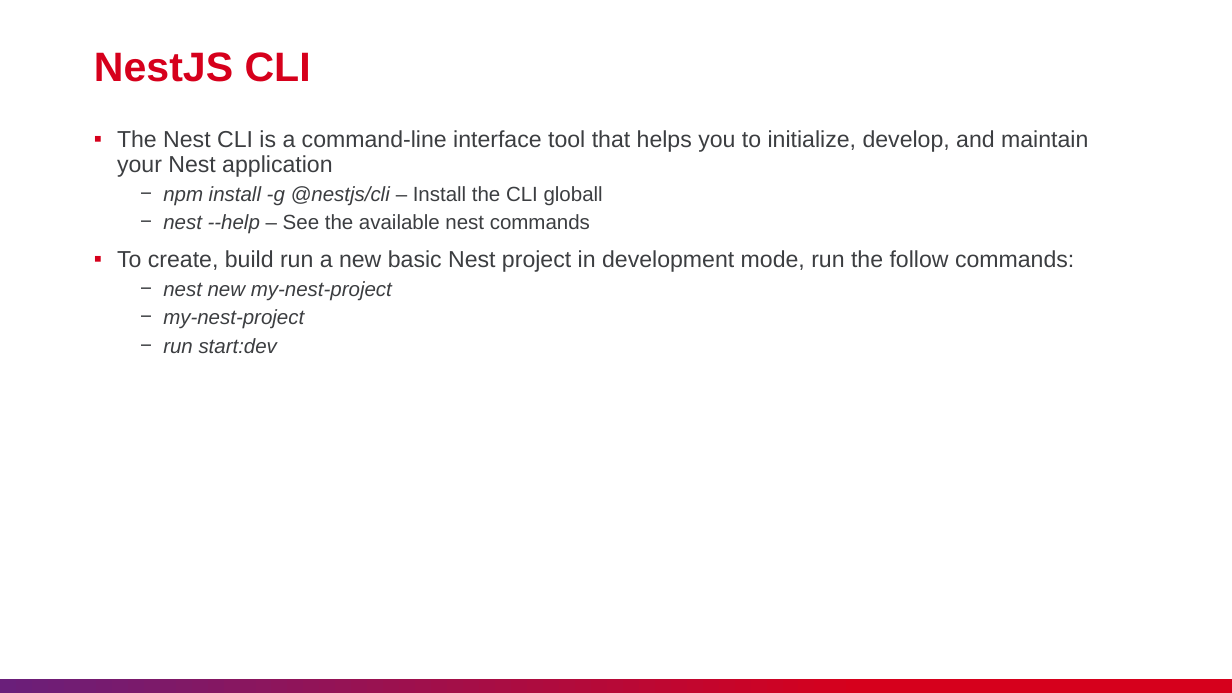
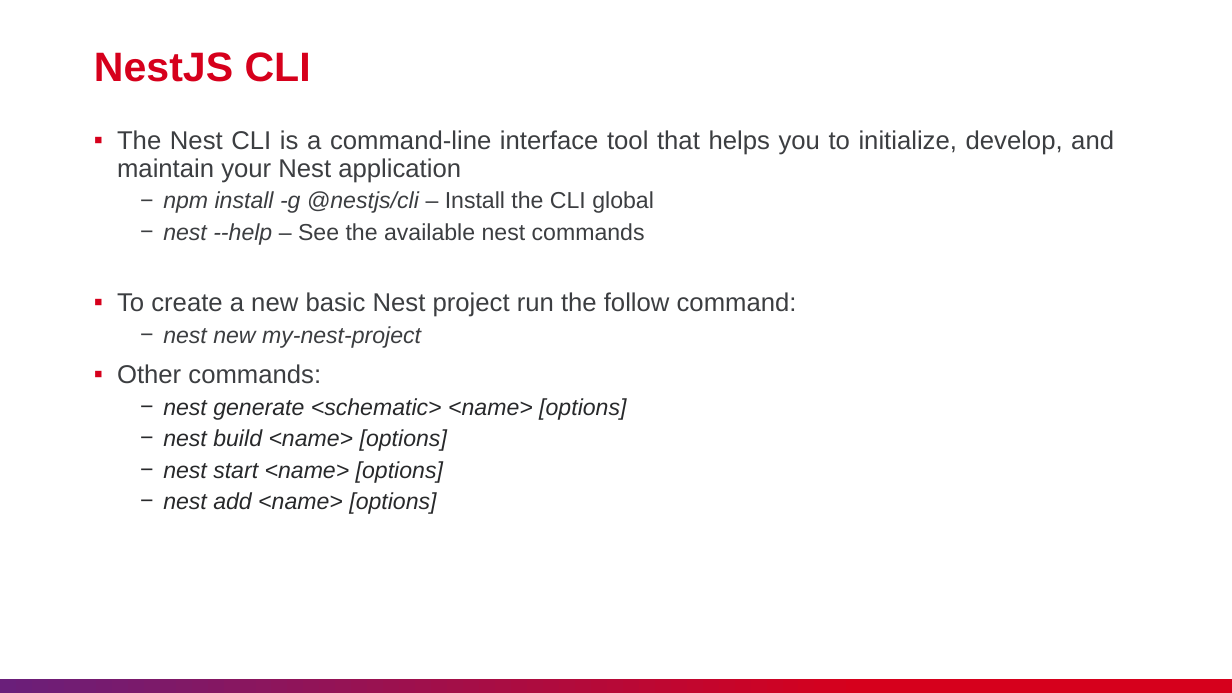
Before and after one commit to nashtech-garage/nodejs-nestjs-training, a slide deck: slide 6 of slide/NT_NestJS_Training.pptx (slide 11 before the commit). Drawn at 1232x693 pixels with LibreOffice and Linux fonts; fonts in the diff are those of the drawing. Boxes give left, top, right and bottom in pixels: in the first picture for what was removed or moved away, otherwise in the second. Text is boxed around its words. In the diff, an @@ line names an element or a change of style, - is before the commit and + after.

Commit message:
[Add] Authorization,  Global exception handler
* add global exception handler

* update error handler

* Mod .md file and add slide

* add authorization for controller

---------

```diff
--- a/slide/NT_NestJS_Training.pptx
+++ b/slide/NT_NestJS_Training.pptx
@@ text at box(117, 130, 1114, 348): size 18 to 20 pt in "The Nest CLI is a command-line interface ..."; size 16 to 18 pt in "nest --help – See the available nest ...", "nest new my-nest-project"; alignment left to justified @@
@@ text at box(163, 191, 654, 213): text changed; size 16 to 18 pt @@
-  − npm install -g @nestjs/cli – Install the CLI globall
+  − npm install -g @nestjs/cli – Install the CLI global
@@ text at box(117, 292, 797, 317): text changed; size 18 to 20 pt @@
-▪ To create, build run a new basic Nest project in development mode, run the follow commands:
+▪ To create a new basic Nest project run the follow command:
@@ text at box(117, 364, 626, 514): text changed; size 16 to 18 pt; text colour #3C3E41 to #28292B @@
-  − my-nest-project
-  − run start:dev
+▪ Other commands:
+  − nest generate <schematic> <name> [options]
+  − nest build <name> [options]
+  − nest start <name> [options]
+  − nest add <name> [options]
```
Also in this commit, not shown: 4 other slides changed, 26 slides added, 26 slides removed, 7 other files.
